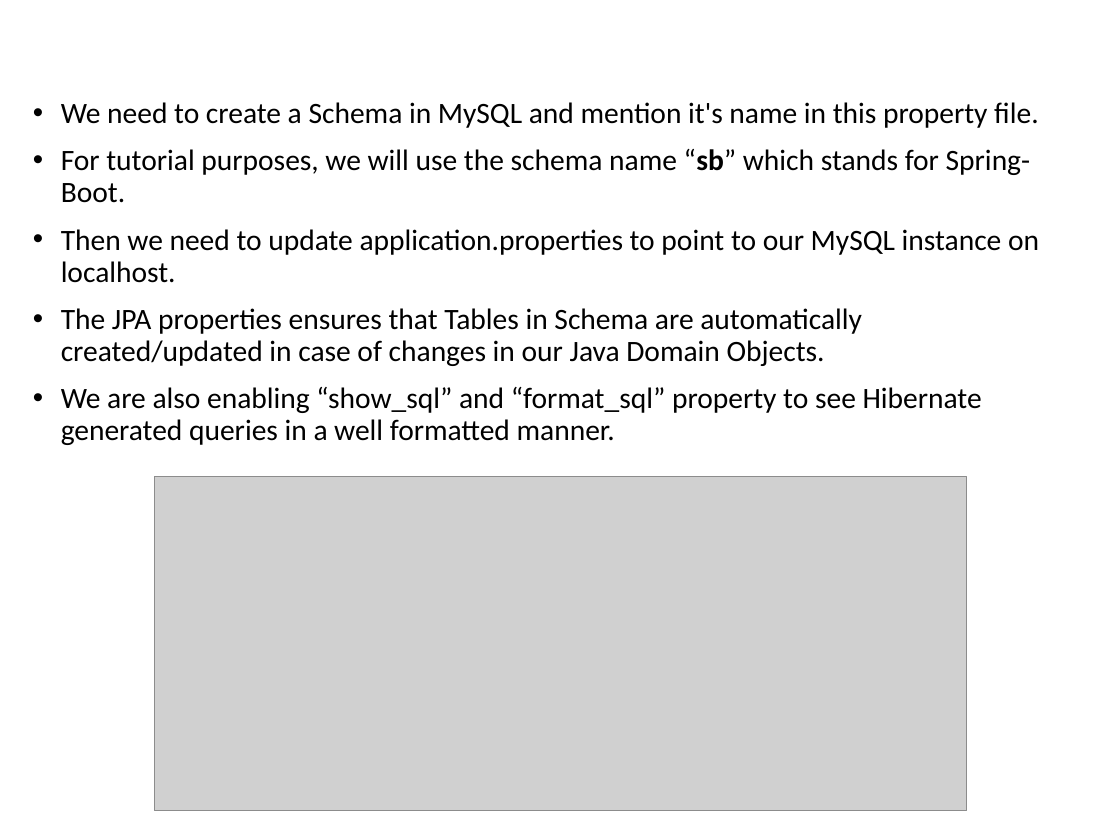
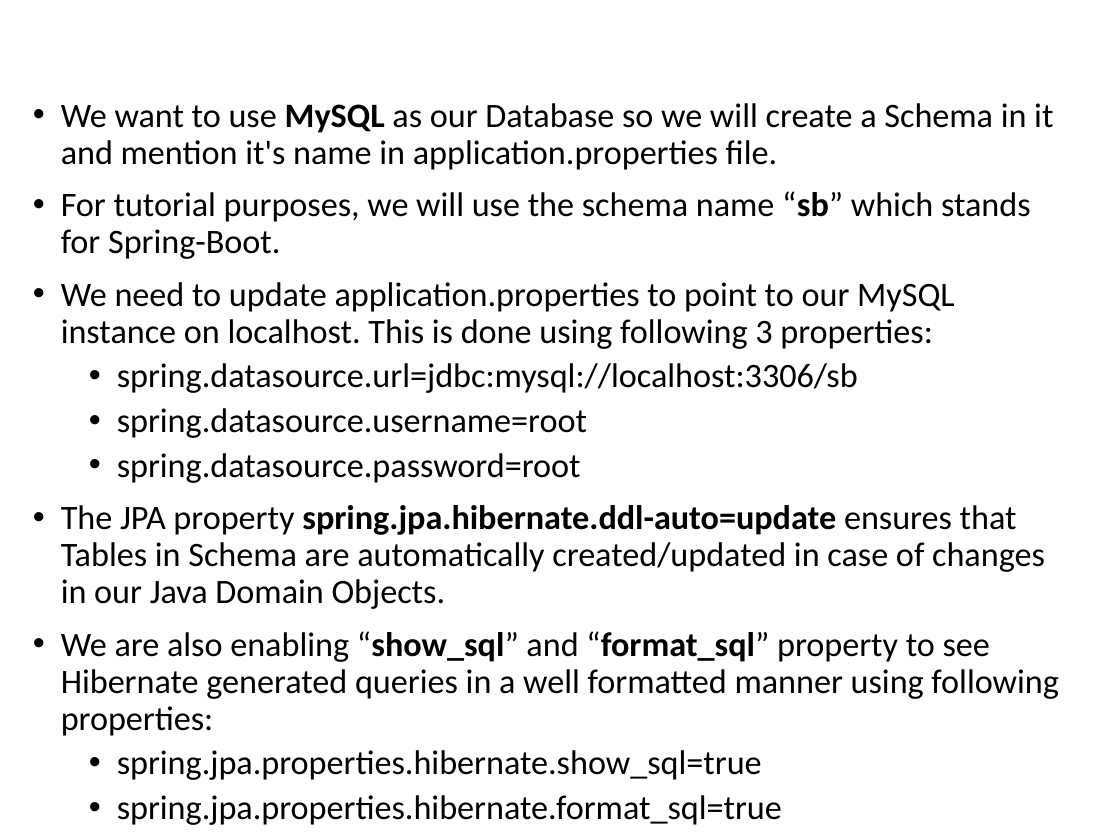
Before and after one commit to vishalrangras/spring-boot-sample, a slide deck: slide 37 of Developing with Spring Boot.pptx (slide 21 before the commit). Drawn at 1120x840 pixels with LibreOffice and Linux fonts; fonts in the diff are those of the drawing; grey boxes stand for pictures; background and template pictures are left out. Boxes give left, top, right and bottom in pixels: in the first picture for what was removed or moved away, otherwise in the second. Text is boxed around its words. In the diff, an @@ line names an element or a change of style, - is before the commit and + after.

```diff
--- a/Developing with Spring Boot.pptx
+++ b/Developing with Spring Boot.pptx
@@ text at bbox=[61, 103, 1053, 170]: text changed; size 19 to 22 pt @@
-• We need to create a Schema in MySQL and mention it's name in this property file.
+• We want to use MySQL as our Database so we will create a Schema in it and mention it's name in application.properties file.
@@ text at bbox=[61, 191, 1031, 259]: size 19 to 22 pt in "For tutorial purposes, we will use the ..." @@
@@ text at bbox=[61, 282, 1058, 825]: text changed; size 19 to 22 pt @@
-• Then we need to update application.properties to point to our MySQL instance on localhost.
-• The JPA properties ensures that Tables in Schema are automatically created/updated in case of changes in our Java Domain Objects.
-• We are also enabling “show_sql” and “format_sql” property to see Hibernate generated queries in a well formatted manner.
+• We need to update application.properties to point to our MySQL instance on localhost. This is done using following 3 properties:
+  • spring.datasource.url=jdbc:mysql://localhost:3306/sb
+  • spring.datasource.username=root
+  • spring.datasource.password=root
+• The JPA property spring.jpa.hibernate.ddl-auto=update ensures that Tables in Schema are automatically created/updated in case of changes in our Java Domain Objects.
+• We are also enabling “show_sql” and “format_sql” property to see Hibernate generated queries in a well formatted manner using following properties:
+  • spring.jpa.properties.hibernate.show_sql=true
+  • spring.jpa.properties.hibernate.format_sql=true
@@ picture removed at bbox=[155, 476, 968, 810] @@
```
Also in this commit, not shown: 10 other slides changed, 21 slides added, 1 slide removed.
